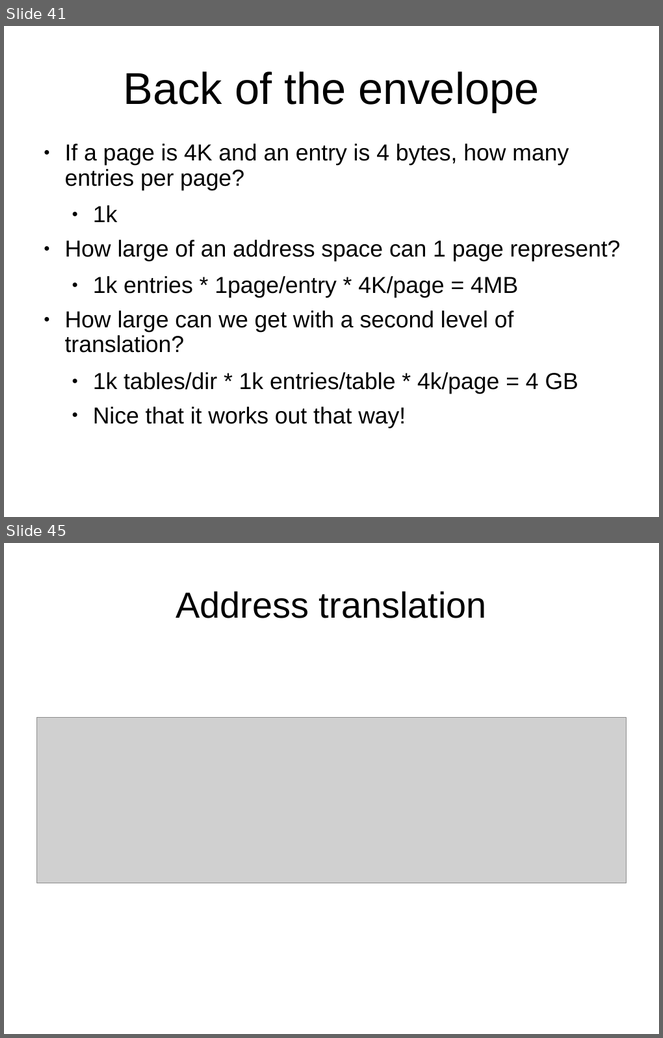
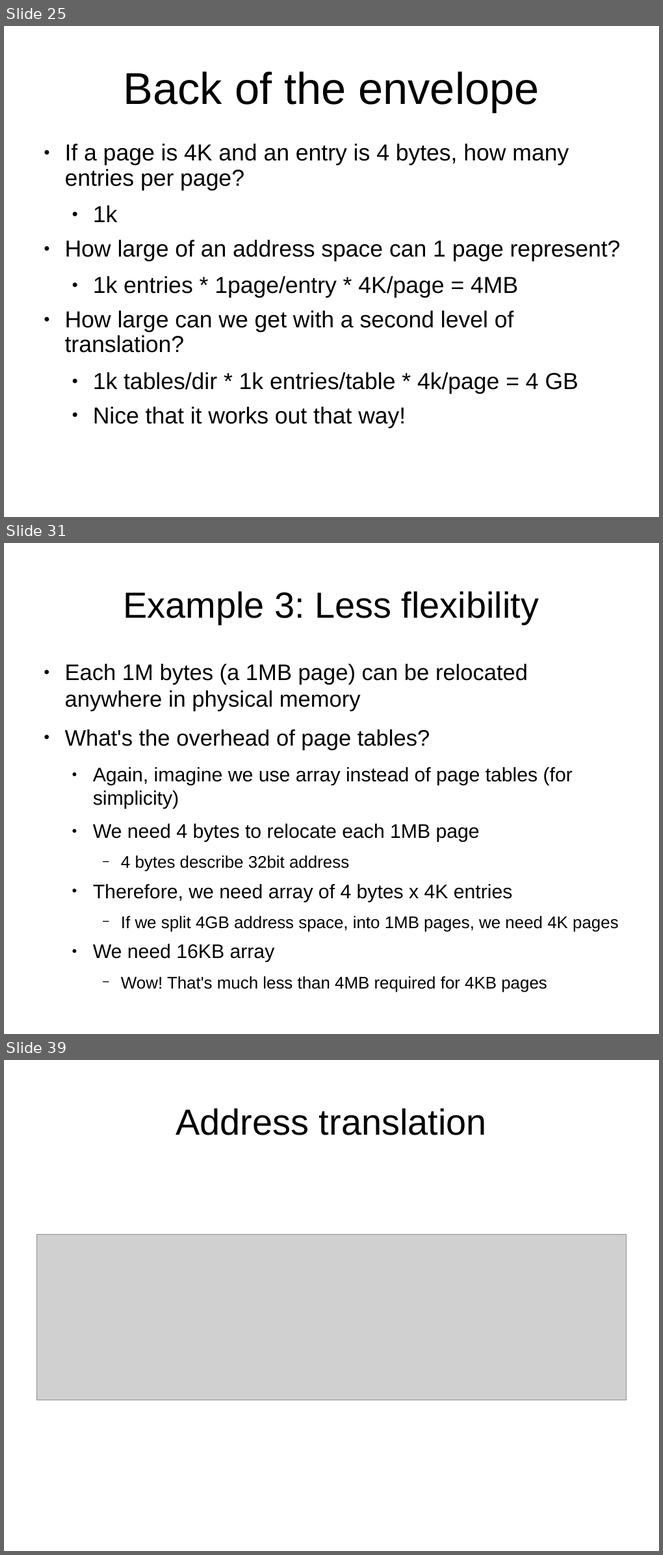
Before and after one commit to antonburtsev/cs5460, a slide deck: lecture06-address-translation-part2/lecture06-address-translation-part2.odp. Shown one above the other, each under a label of ours: slides 41 and 45 before the commit, slides 25, 31 and 39 after it; the slides between them are not shown. The pictures are 663x1038 and 663x1555 pixels, drawn with LibreOffice and Linux fonts; fonts in the diff are those of the drawing; grey boxes stand for pictures. Boxes give left, top, right and bottom in pixels: in the first picture for what was removed or moved away, otherwise in the second. Text is boxed around its words. In the diff, an @@ line names an element or a change of style, - is before the commit and + after.

Commit message:
Lecture 06 -- Address Translation (Part 2: Paging)

```diff
--- a/lecture06-address-translation-part2/lecture06-address-translation-part2.odp
+++ b/lecture06-address-translation-part2/lecture06-address-translation-part2.odp
@@ slide 31 added at (4,543,659,1034), background #FFFFFF @@
@@ title added at (124,591,539,624), 44 pt, text #000000 @@
+Example 3: Less flexibility
@@ text added at (65,664,619,993), 23.8 pt, text #000000 @@
+● Each 1M bytes (a 1MB page) can be relocated anywhere in physical memory
+● What's the overhead of page tables?
+  ● Again, imagine we use array instead of page tables (for simplicity)
+  ● We need 4 bytes to relocate each 1MB page
+    − 4 bytes describe 32bit address
+  ● Therefore, we need array of 4 bytes x 4K entries
+    − If we split 4GB address space, into 1MB pages, we need 4K pages
+  ● We need 16KB array
+    − Wow! That's much less than 4MB required for 4KB pages
@@ what was slide 41 is now slide 25 @@
@@ what was slide 45 is now slide 39 @@
```
Also in this commit, not shown: 7 slides changed, 36 other slides added, 29 slides removed, 23 other files.
